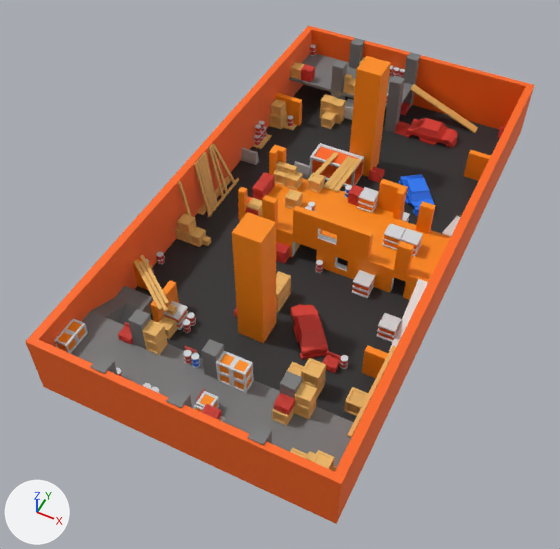
One commit to the glTF model public/models/smallarenaupdated.glb: the scene before it, then after it.
Before and after are seen from a 50 mm lens placed at (45.7, -110.0, 121.7), pointed at (-1.8, -14.8, 2.7). The axes (+X, +Y, +Z) are drawn at lower left. The lights are the same throughout. The first picture is the older version. Where no turn or scale is listed for an object, it has been applied to the vertices.
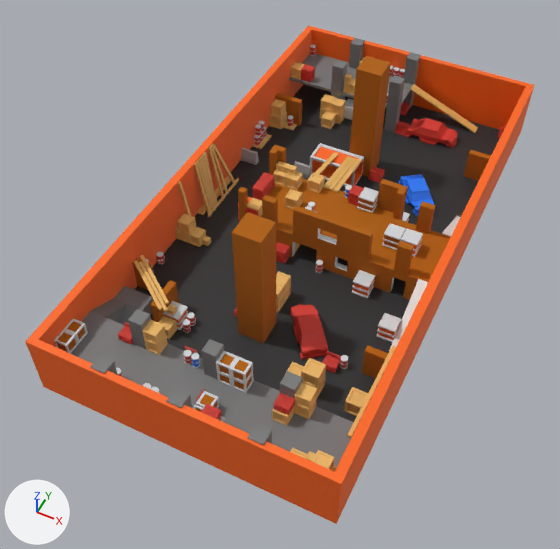
Boxes (x1, y1, x2, y2) around the edits, measured in the pictures (560 x 549 px):
'room_0', recoloured (orange to brown): (238, 145, 451, 300) in both
'obj.048_0', recoloured (orange to brown): (232, 212, 277, 343) in both
'obj.049_0', recoloured (orange to brown): (349, 56, 391, 177) in both
'obj.002_0', recoloured (orange to brown): (362, 345, 389, 378) in both
'obj.004_0', recoloured (orange to brown): (464, 150, 491, 181) in both
'obj.028_0', recoloured (orange to brown): (275, 93, 302, 126) in both
'obj.024_0', recoloured (orange to brown): (150, 280, 179, 322) in both
'Box.039_0', recoloured (orange to brown): (233, 360, 251, 380) in both
'Cube_0', recoloured (orange to brown): (133, 259, 153, 290) in both
'Box.011_0', recoloured (orange to brown): (57, 332, 76, 352) in both
'Box.038_0', recoloured (orange to brown): (219, 354, 234, 375) in both
'Box.012_0', recoloured: (67, 321, 85, 340) in both
'Box.010_0', recoloured: (200, 394, 217, 408) in both
'BigBox.009_0', recoloured: (358, 197, 378, 211) in both
'BigBox.011_0', recoloured: (383, 235, 402, 248) in both
'Box.040_0', recoloured: (234, 377, 252, 390) in both
'Box.037_0', recoloured: (220, 374, 230, 384) in both
'Box.009_0', recoloured: (195, 408, 202, 412) in both

The change in detail:
Material 'material_6' (mat_material_6) changes colour from orange #ff8c00 to brown #b06000; in linear values from (1.0, 0.262, 0.0) to (0.432, 0.118, 0.0).
